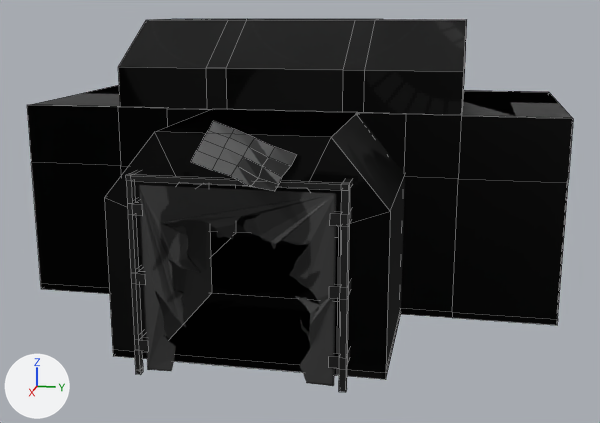
The Blender file resources/locations/swamp/dungeon_enter/enter.blend: old version first, new version second.
Both versions are drawn from a 50 mm lens placed at (11.5, 3.14, 5.26), pointed at (-2.63, 0.31, 1.72). Arrows for +X, +Y and +Z are at lower left; the lights stay in place. Mesh edges are drawn as thin lines on the coarser meshes.
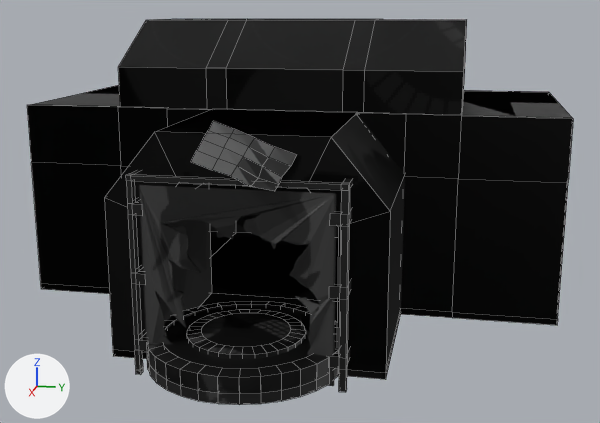
Where the change shows, as pixel boxes (x1, y1, x2, y2) in the pictures (600 x 423 px):
'Circle.001', moved, turned (not visible before)
    after: (147, 301, 339, 394)
'dungeon_enter_door_phy', added
    after: (147, 306, 339, 405)

The change in detail:
Picture 'door.psd.002' (img_door_psd_002) is new.
Material 'Material.004' (mat_material_004) is new.
Uses the picture img_door_psd_002.
Mesh me_circle_002 is new.
It is a 32-sided cylinder along z spanning x -4.22..4.22, y -4.22..4.22, z 0.0..1.16.
It uses material mat_material_004.
Object 'Circle.001' (ob_circle_001) turns from (-90, -85, 360) to (0, 0, 0) degrees about x, y and z.
Object 'Circle.001' (ob_circle_001) moves from (-4.79, -3.17, 1.73) to (0.0, 0.0, 0.0).
Object 'dungeon_enter_door_phy' (ob_dungeon_enter_door_phy) is new; it shows me_circle_002.
Its location is (0.0, 0.0, 0.0).
Its scale is (0.355, 0.355, 0.355).
